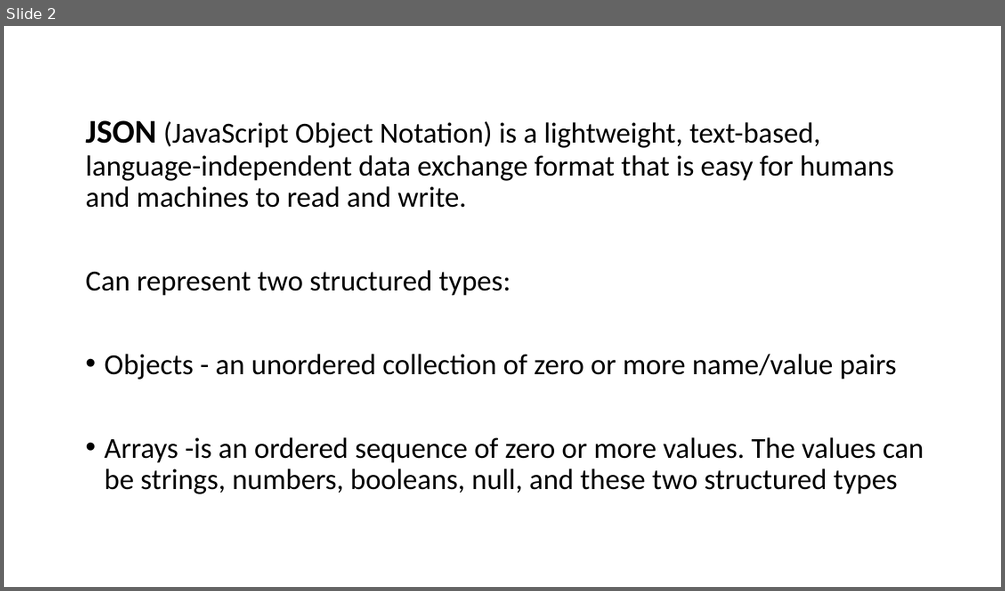
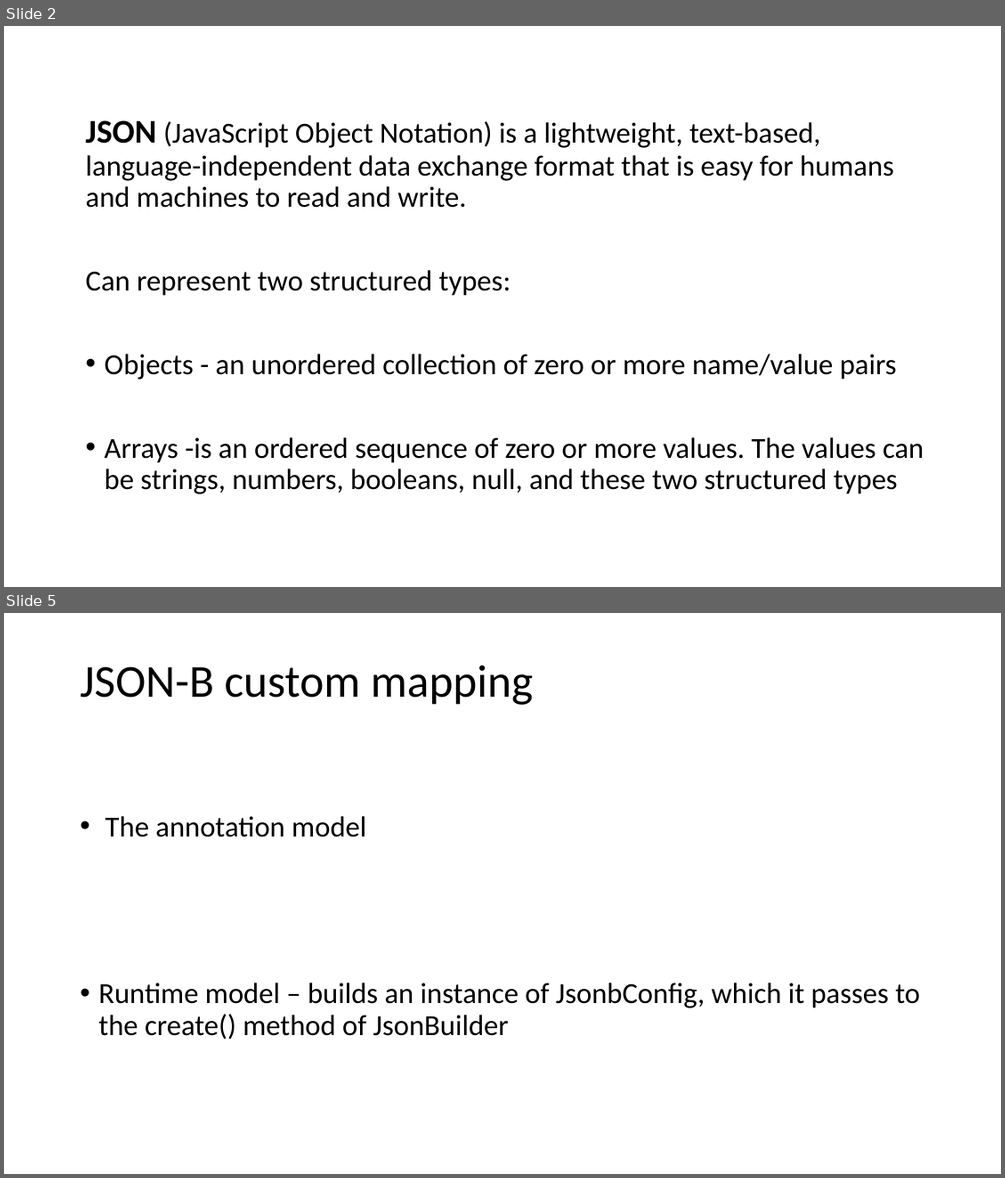
Before and after one commit to Hiruine/prezentari, a slide deck: json_binding(jackson)/presentation.pptx. Shown one above the other, each under a label of ours: slide 2 before the commit, slides 2 and 5 after it; the slides between them are not shown. The pictures are 1005x591 and 1005x1178 pixels, drawn with LibreOffice and Linux fonts; fonts in the diff are those of the drawing. Boxes give left, top, right and bottom in pixels: in the first picture for what was removed or moved away, otherwise in the second. Text is boxed around its words. In the diff, an @@ line names an element or a change of style, - is before the commit and + after.

Commit message:
custom deserialization not done

```diff
--- a/json_binding(jackson)/presentation.pptx
+++ b/json_binding(jackson)/presentation.pptx
@@ slide 5 added at <box>4,613,1001,1174</box>, background #FFFFFF @@
@@ title added at <box>80,665,533,705</box>, 44 pt, text #000000 @@
+JSON-B custom mapping
@@ text added at <box>98,816,920,1039</box>, 28 pt, text #000000 @@
+• The annotation model
+• Runtime model – builds an instance of JsonbConfig, which it passes to the create() method of JsonBuilder
```
Also in this commit, not shown: 3 other slides added, 1 slide removed, 25 other files.
